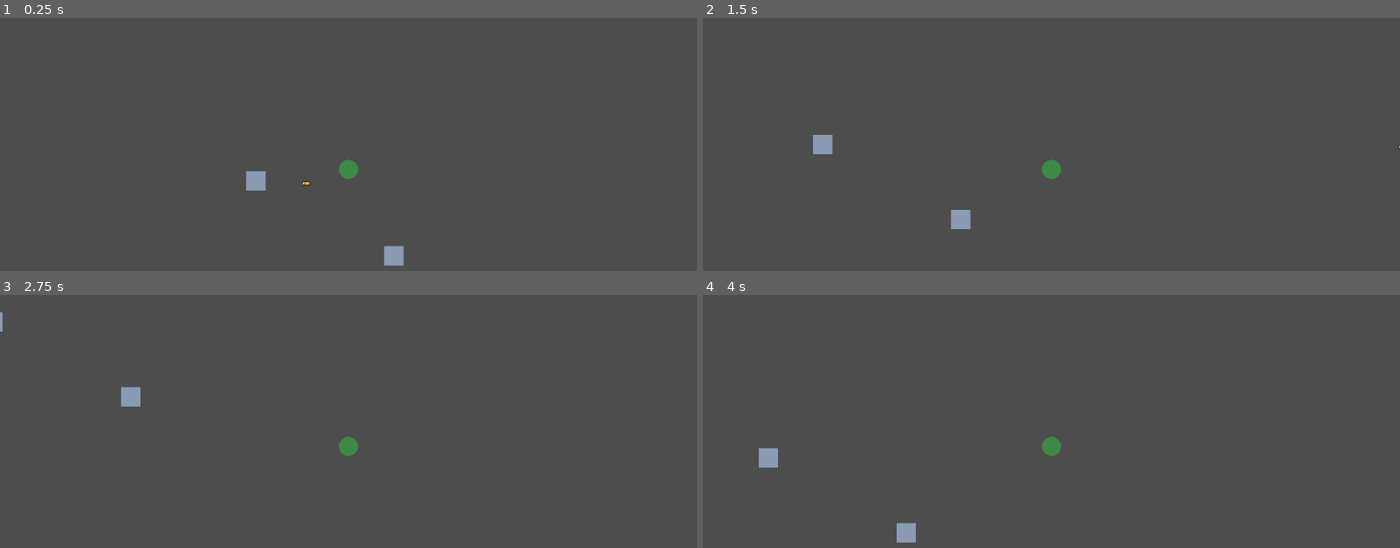
Above: before the commit, frames 1-4 (two rows, left to right).
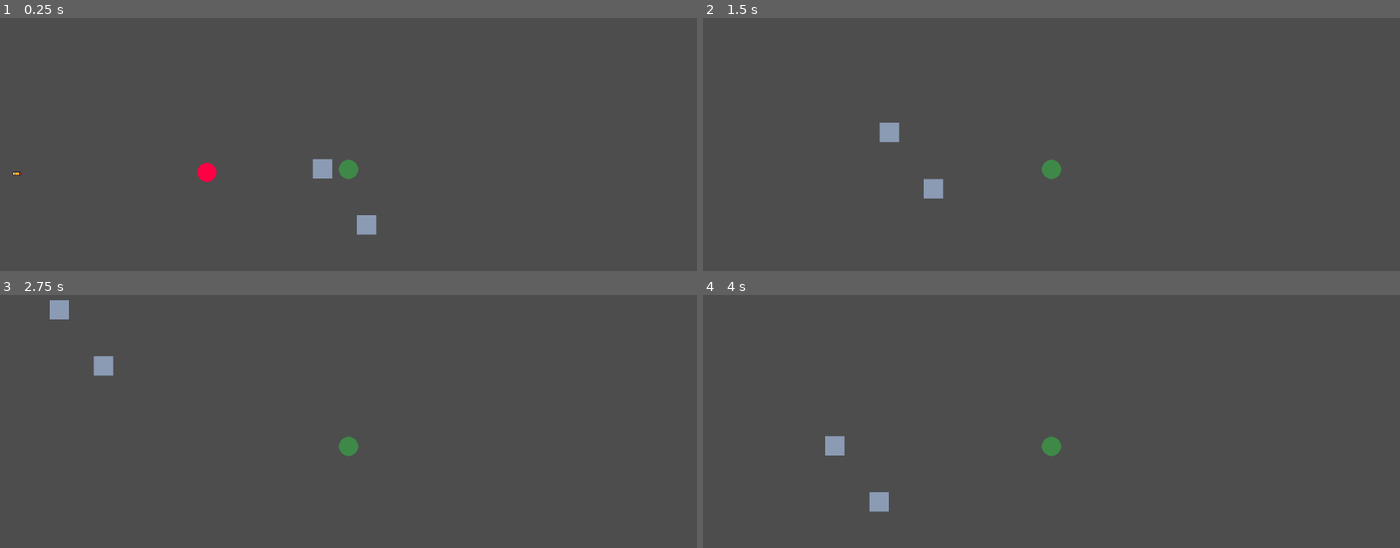
Above: after the commit, the same moments.

Repository: whocares-abt/fast-pace
Game: Godot game, scene res://Scenes/debug_map.tscn
Same seed, same stepped clock (60 frames per second), same inputs: the game is played once before the commit and once after it.
Inputs:
- Up to frame 1 (0.25 s): no input
- Up to frame 2 (1.5 s): hold D (move_right) 0.53-1.28 s; hold S (move_down) from 1.28 s (still down)
- Up to frame 3 (2.75 s): release S (move_down) at 2.03 s; hold D (move_right) from 2.03 s (still down)
- Up to frame 4 (4 s): release D (move_right) at 2.78 s; hold W (move_up) 2.78-3.53 s; hold A (move_left) from 3.53 s (still down)

The runs differ from the first frame. In frame 1, 1.1% of the frame differs, in the area x 1-58%, y 55-98%; in frame 2, 0.9%; in frame 3, 0.7%; in frame 4, 0.9%.

Commit message:
Added hurtbox and hitbox for enemy. Also made it so bullets die on hitting walls

Diff:
--- a/Scenes/Characters/enemy_character.tscn
+++ b/Scenes/Characters/enemy_character.tscn
@@ -1,6 +1,8 @@
-[gd_scene load_steps=4 format=3 uid="uid://uriwqjsj2l17"]
+[gd_scene load_steps=8 format=3 uid="uid://uriwqjsj2l17"]
 
 [ext_resource type="Texture2D" uid="uid://bkgx3t4wcwml7" path="res://Assets/Art/SpriteSheets/Enemy.png" id="1_kjxs3"]
+[ext_resource type="Script" uid="uid://rgjg7yqphkf0" path="res://Scripts/Characters/enemy_character.gd" id="1_nraa5"]
+[ext_resource type="PackedScene" uid="uid://jtjvgtyiaplq" path="res://Scenes/Combat/hitbox.tscn" id="3_sdh2x"]
 
 [sub_resource type="AtlasTexture" id="AtlasTexture_nraa5"]
 atlas = ExtResource("1_kjxs3")
@@ -17,7 +19,24 @@
 "speed": 5.0
 }]
 
-[node name="EnemyCharacter" type="Node2D"]
+[sub_resource type="CircleShape2D" id="CircleShape2D_nraa5"]
+radius = 16.03122
+
+[sub_resource type="CircleShape2D" id="CircleShape2D_sdh2x"]
+radius = 17.0
+
+[node name="EnemyCharacter" type="CharacterBody2D"]
+script = ExtResource("1_nraa5")
 
 [node name="AnimatedSprite2D" type="AnimatedSprite2D" parent="."]
 sprite_frames = SubResource("SpriteFrames_sdh2x")
+
+[node name="CollisionShape2D" type="CollisionShape2D" parent="."]
+shape = SubResource("CircleShape2D_nraa5")
+
+[node name="Hitbox" parent="." instance=ExtResource("3_sdh2x")]
+
+[node name="CollisionShape2D" type="CollisionShape2D" parent="Hitbox"]
+shape = SubResource("CircleShape2D_sdh2x")
+
+[connection signal="hurtbox_entered" from="Hitbox" to="." method="_on_hitbox_hurtbox_entered"]
--- a/Scenes/Combat/bullet.tscn
+++ b/Scenes/Combat/bullet.tscn
@@ -16,7 +16,7 @@
 script = ExtResource("1_h4bvn")
 
 [node name="Hurtbox" parent="." instance=ExtResource("2_2qxdl")]
-hurtbox_owner = "Enemy"
+hurtbox_owner = "Player"
 
 [node name="CollisionShape2D" type="CollisionShape2D" parent="Hurtbox"]
 rotation = 1.5707964
@@ -25,8 +25,13 @@
 [node name="Sprite2D" type="Sprite2D" parent="."]
 texture = ExtResource("3_2qxdl")
 
-[node name="StaticBody2D" type="StaticBody2D" parent="."]
+[node name="EnvironmentCollider" type="Area2D" parent="."]
+collision_layer = 0
+collision_mask = 4
 
-[node name="CollisionShape2D" type="CollisionShape2D" parent="StaticBody2D"]
+[node name="CollisionShape2D" type="CollisionShape2D" parent="EnvironmentCollider"]
 rotation = 1.5707964
 shape = SubResource("CapsuleShape2D_2qxdl")
+
+[connection signal="area_entered" from="EnvironmentCollider" to="." method="_on_environment_collider_area_entered"]
+[connection signal="body_entered" from="EnvironmentCollider" to="." method="_on_environment_collider_body_entered"]
--- a/Scenes/Environment/wall.tscn
+++ b/Scenes/Environment/wall.tscn
@@ -11,6 +11,7 @@
 texture = ExtResource("1_l8g5h")
 
 [node name="StaticBody2D" type="StaticBody2D" parent="."]
+collision_layer = 5
 
 [node name="CollisionShape2D" type="CollisionShape2D" parent="StaticBody2D"]
 shape = SubResource("RectangleShape2D_3l8k3")
--- a/Scenes/debug_map.tscn
+++ b/Scenes/debug_map.tscn
@@ -1,20 +1,25 @@
-[gd_scene load_steps=4 format=3 uid="uid://b2auqnh7xqqrx"]
+[gd_scene load_steps=5 format=3 uid="uid://b2auqnh7xqqrx"]
 
 [ext_resource type="PackedScene" uid="uid://cfeafjqb4thpf" path="res://Scenes/Characters/player_character.tscn" id="1_ngmhs"]
 [ext_resource type="PackedScene" uid="uid://bu0d3bicfpl4t" path="res://Scenes/Environment/wall.tscn" id="2_jcsea"]
 [ext_resource type="PackedScene" uid="uid://bfqk0r7mpuyuo" path="res://Scenes/Combat/bullet.tscn" id="2_o67dp"]
+[ext_resource type="PackedScene" uid="uid://uriwqjsj2l17" path="res://Scenes/Characters/enemy_character.tscn" id="4_6mob1"]
 
 [node name="DebugMap" type="Node2D"]
 
 [node name="PlayerCharacter" parent="." instance=ExtResource("1_ngmhs")]
+position = Vector2(45, 51)
 
 [node name="Camera2D" type="Camera2D" parent="PlayerCharacter"]
 
 [node name="Wall" parent="." instance=ExtResource("2_jcsea")]
-position = Vector2(-153, 19)
+position = Vector2(2, 50)
 
 [node name="Wall2" parent="." instance=ExtResource("2_jcsea")]
 position = Vector2(75, 143)
 
 [node name="Bullet" parent="." instance=ExtResource("2_o67dp")]
-position = Vector2(-244, 23)
+position = Vector2(-678, 58)
+
+[node name="EnemyCharacter" parent="." instance=ExtResource("4_6mob1")]
+position = Vector2(-189, 56)
--- /dev/null
+++ b/Scripts/Characters/enemy_character.gd
@@ -0,0 +1,10 @@
+extends Node2D
+
+const SPEED = 300
+
+func _physics_process(delta: float) -> void:
+	pass
+
+func _on_hitbox_hurtbox_entered(area: Variant) -> void:
+	if (area.hurtbox_owner == "Player"):
+		self.queue_free()
--- a/Scripts/Characters/player_character.gd
+++ b/Scripts/Characters/player_character.gd
@@ -2,7 +2,7 @@
 
 const SPEED = 300.0
 
-func _physics_process(delta: float) -> void:
+func _physics_process(_delta: float) -> void:
 
 	var direction_x = Input.get_axis("move_left", "move_right")
 	var direction_y = Input.get_axis("move_up", "move_down")
--- a/Scripts/Combat/bullet.gd
+++ b/Scripts/Combat/bullet.gd
@@ -1,13 +1,14 @@
 extends Node2D
 
 @onready var hurtbox = $Hurtbox
+@onready var environment_collider = $EnvironmentCollider
 
 @export var velocity : Vector2 = Vector2(700, 0)
 
 func set_hurtbox_owner(new_owner):
 	hurtbox.set_hurtbox_owner(new_owner)
 
-func _physics_process(delta: float) -> void:
+func _process(delta: float) -> void:
 	position += (velocity*delta)
 
 func set_velocity(new_velocity):
@@ -19,3 +20,8 @@
 
 func set_speed(new_speed):
 	velocity *= (new_speed)/velocity.length()
+
+func _on_environment_collider_body_entered(body: Node2D) -> void:
+	if (body):
+		pass
+	queue_free()
--- a/project.godot
+++ b/project.godot
@@ -44,9 +44,10 @@
 
 [layer_names]
 
-2d_physics/layer_1="Physics"
-2d_physics/layer_2="Hitbox"
+2d_physics/layer_1="Physics/Environment"
+2d_physics/layer_2="Hitbox/Hurtboxes"
 2d_physics/layer_3="Interactable"
+2d_physics/layer_4="Walls/Environment"
 
 [rendering]
 
Not shown, added: Scripts/Characters/enemy_character.gd.uid
